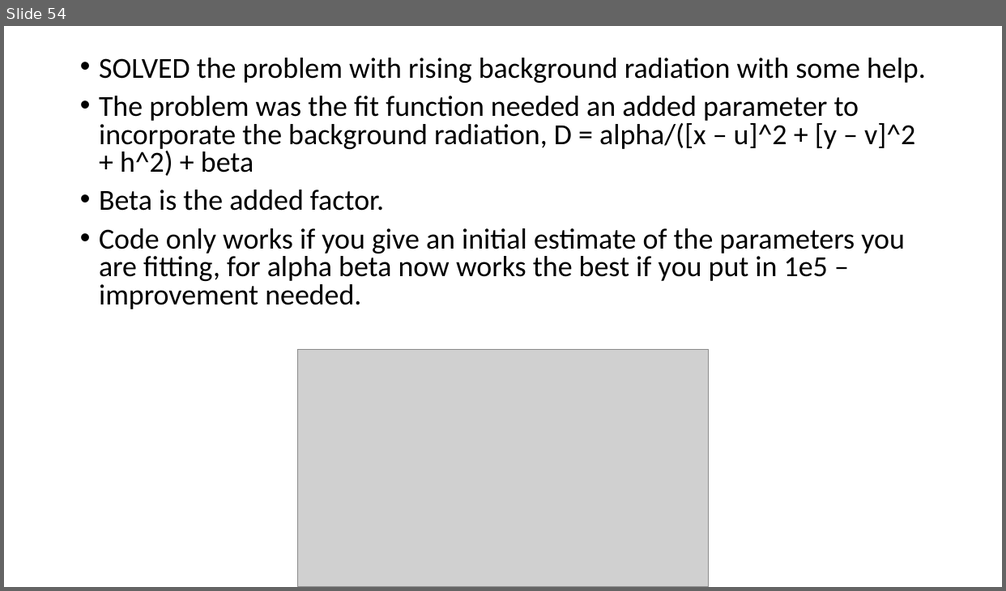
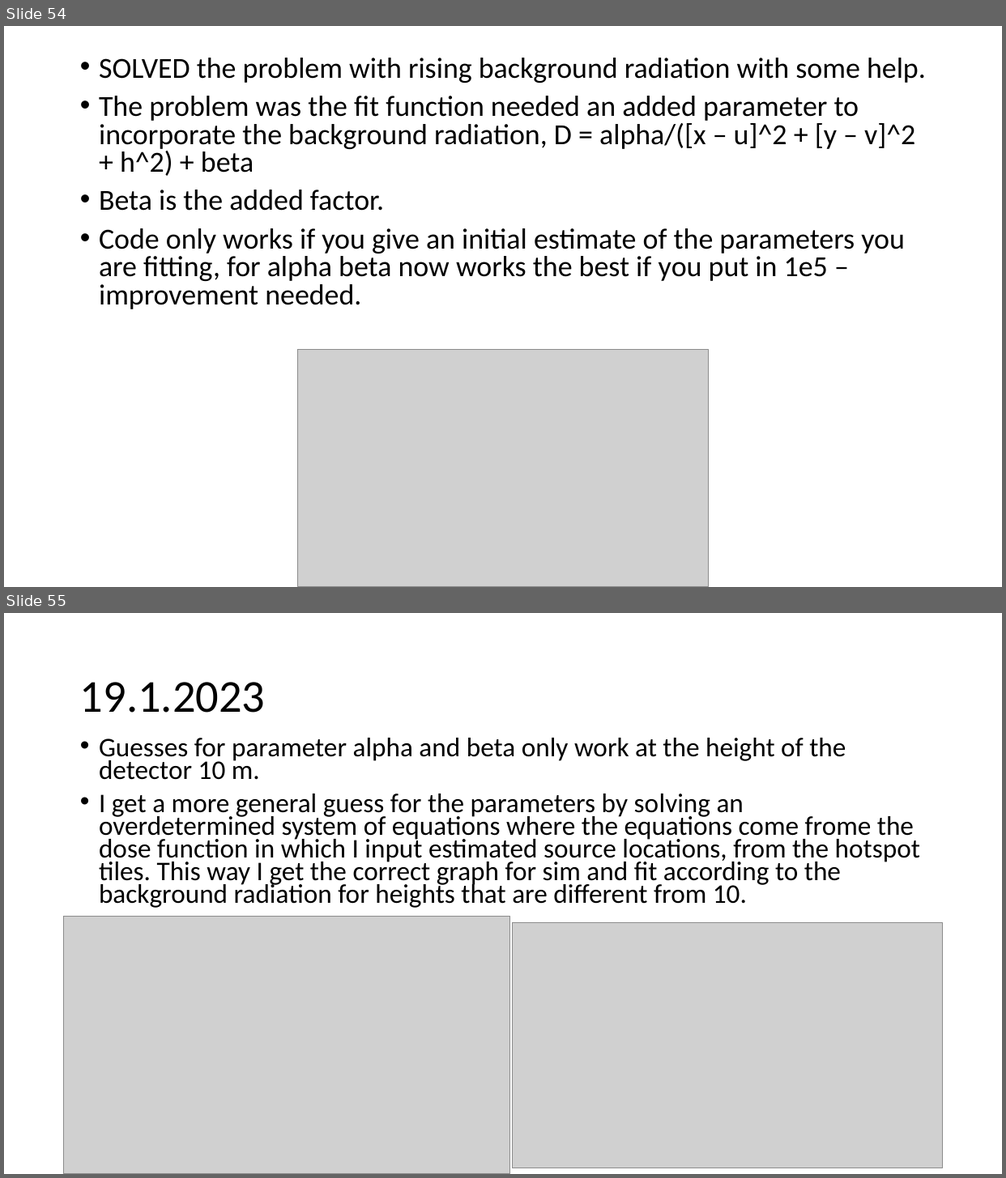
Before and after one commit to urhtrinko/DroneRadioactivity_student_job, a slide deck: reports/work_diary.pptx. Shown one above the other, each under a label of ours: slide 54 before the commit, slides 54 and 55 after it. The pictures are 1006x591 and 1006x1178 pixels, drawn with LibreOffice and Linux fonts; fonts in the diff are those of the drawing; grey boxes stand for pictures. Boxes give left, top, right and bottom in pixels: in the first picture for what was removed or moved away, otherwise in the second. Text is boxed around its words. In the diff, an @@ line names an element or a change of style, - is before the commit and + after.

```diff
--- a/reports/work_diary.pptx
+++ b/reports/work_diary.pptx
@@ slide 55 added at bbox=[4, 613, 1002, 1174], background #FFFFFF @@
@@ title added at bbox=[80, 682, 266, 713], 44 pt, text #000000 @@
+19.1.2023
@@ text added at bbox=[99, 738, 920, 908], 25.9 pt, text #000000 @@
+• Guesses for parameter alpha and beta only work at the height of the detector 10 m.
+• I get a more general guess for the parameters by solving an overdetermined system of equations where the equations come frome the dose function in which I input estimated source locations, from the hotspot tiles. This way I get the correct graph for sim and fit according to the background radiation for heights that are different from 10.
@@ picture added at bbox=[64, 916, 510, 1174] @@
@@ picture added at bbox=[513, 923, 943, 1169] @@
```
Also in this commit, not shown: 1 other slide added.
